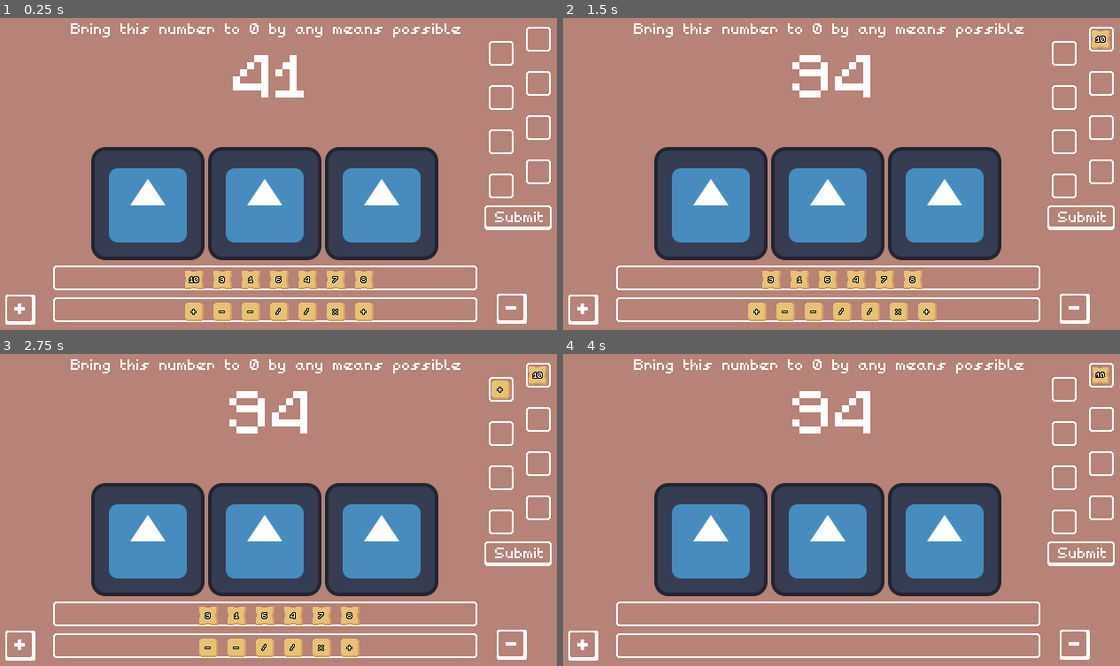
Above: before the commit, frames 1-4 (two rows, left to right).
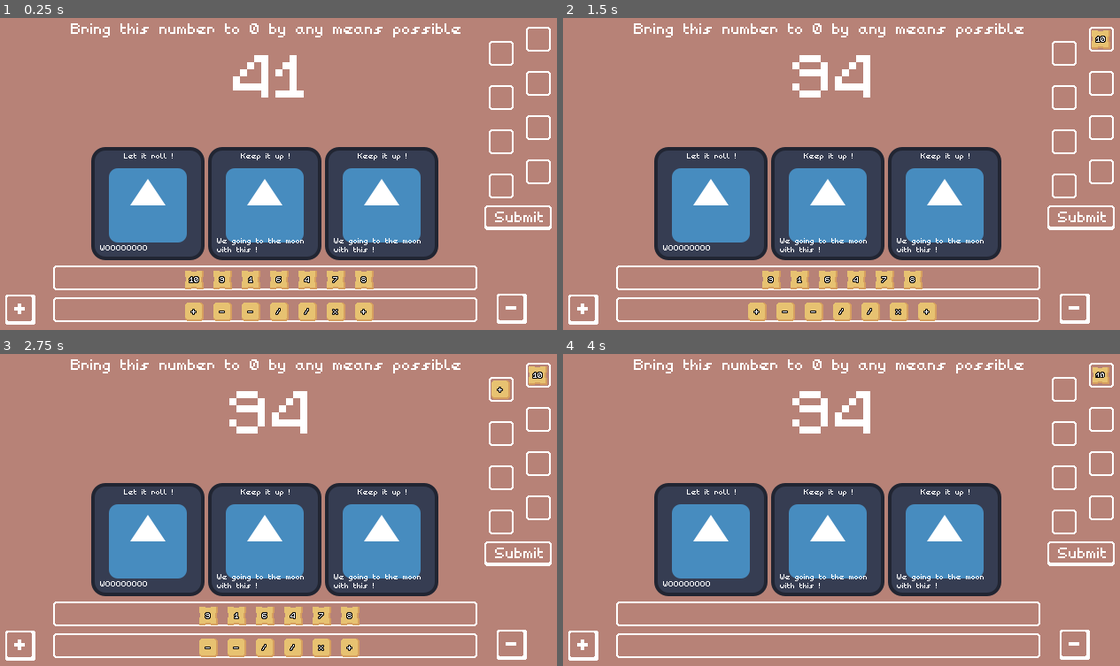
Above: after the commit, the same moments.

Repository: Hugo-Carbiener/GMTK-2026
Game: Godot game, scene res://assets/scenes/level_H.tscn
Same seed, same stepped clock (60 frames per second), same inputs: the game is played once before the commit and once after it. The engine's default icon, where the game draws it, is replaced by a stand-in: a white triangle on a blue panel in a dark square.
Inputs (mouse positions are in pixels of both pictures, inside the frame that each line leads up to):
- Up to frame 1 (0.25 s): no input
- Up to frame 2 (1.5 s): click (579, 308) at 0.5 s; click (741, 276) at 1.27 s
- Up to frame 3 (2.75 s): click (178, 644) at 2.02 s
- Up to frame 4 (4 s): click (1081, 553) at 2.75 s; click (1075, 644) at 3.5 s

The runs differ from the first frame. In frame 1, 0.4% of the frame differs, in the area x 17-76%, y 43-76%; in frame 2, 0.4%; in frame 3, 0.4%; in frame 4, 0.4%.

Commit message:
Added basic card visuals

Diff:
--- a/gmtk-2026/assets/resources/cards/card_debug_1.tres
+++ /dev/null
@@ -1,10 +0,0 @@
-[gd_resource type="Resource" script_class="CardModel" load_steps=2 format=3 uid="uid://b6m71li6kbd32"]
-
-[ext_resource type="Script" uid="uid://thfceamgum8s" path="res://assets/scripts/cards/models/CardModel.gd" id="1_4i1dj"]
-
-[resource]
-script = ExtResource("1_4i1dj")
-Name = "Card 1"
-Description = "Paf"
-Type = 1
-metadata/_custom_type_script = "uid://thfceamgum8s"
--- a/gmtk-2026/assets/resources/cards/card_debug_2.tres
+++ /dev/null
@@ -1,10 +0,0 @@
-[gd_resource type="Resource" script_class="CardModel" load_steps=2 format=3 uid="uid://c1perb5fa0je6"]
-
-[ext_resource type="Script" uid="uid://thfceamgum8s" path="res://assets/scripts/cards/models/CardModel.gd" id="1_yuhpd"]
-
-[resource]
-script = ExtResource("1_yuhpd")
-Name = "Card 2"
-Description = "Pif"
-Type = 1
-metadata/_custom_type_script = "uid://thfceamgum8s"
--- a/gmtk-2026/assets/resources/cards/card_debug_3.tres
+++ /dev/null
@@ -1,10 +0,0 @@
-[gd_resource type="Resource" script_class="CardModel" load_steps=2 format=3 uid="uid://67v6q6eatekg"]
-
-[ext_resource type="Script" uid="uid://thfceamgum8s" path="res://assets/scripts/cards/models/CardModel.gd" id="1_fxt24"]
-
-[resource]
-script = ExtResource("1_fxt24")
-Name = "Card 3"
-Description = "POUET"
-Type = 1
-metadata/_custom_type_script = "uid://thfceamgum8s"
--- /dev/null
+++ b/gmtk-2026/assets/resources/cards/card_mult1b10.tres
@@ -0,0 +1,12 @@
+[gd_resource type="Resource" script_class="Card_MultiplyXByY" load_steps=2 format=3 uid="uid://ofbxtn3gcr4n"]
+
+[ext_resource type="Script" uid="uid://ctk5u7kfjf5o2" path="res://assets/scripts/cards/models/Card_MultiplyXByY.gd" id="1_ikv5m"]
+
+[resource]
+script = ExtResource("1_ikv5m")
+NumToMultiply = 1
+NumToMultiplyBy = 10
+Name = "Keep it up !"
+Description = "We going to the moon with this !"
+Type = 1
+metadata/_custom_type_script = "uid://ctk5u7kfjf5o2"
--- /dev/null
+++ b/gmtk-2026/assets/resources/cards/card_mult4b2.tres
@@ -0,0 +1,12 @@
+[gd_resource type="Resource" script_class="Card_MultiplyXByY" load_steps=2 format=3 uid="uid://cgdpcdwrjr1si"]
+
+[ext_resource type="Script" uid="uid://ctk5u7kfjf5o2" path="res://assets/scripts/cards/models/Card_MultiplyXByY.gd" id="1_v3tea"]
+
+[resource]
+script = ExtResource("1_v3tea")
+NumToMultiply = 4
+NumToMultiplyBy = 2
+Name = "Let it roll !"
+Description = "WOOOOOOOO"
+Type = 1
+metadata/_custom_type_script = "uid://ctk5u7kfjf5o2"
--- a/gmtk-2026/assets/scenes/cards/card.tscn
+++ b/gmtk-2026/assets/scenes/cards/card.tscn
@@ -1,11 +1,57 @@
-[gd_scene load_steps=3 format=3 uid="uid://cr5mjvrne3jfv"]
+[gd_scene load_steps=5 format=3 uid="uid://cr5mjvrne3jfv"]
 
 [ext_resource type="Script" uid="uid://blef3j5kwcfvq" path="res://assets/scripts/cards/CardController.gd" id="1_lgpeh"]
 [ext_resource type="Texture2D" uid="uid://dwtkyuyglfn0h" path="res://icon.svg" id="2_lfsh1"]
+[ext_resource type="FontFile" uid="uid://dvrlh4qp1i8hx" path="res://assets/fonts/Dedicool.ttf" id="3_5yskb"]
 
-[node name="Card" type="TextureRect"]
-offset_right = 175.0
-offset_bottom = 303.0
+[sub_resource type="LabelSettings" id="LabelSettings_xjee2"]
+line_spacing = 2.745
+font = ExtResource("3_5yskb")
+font_size = 8
+
+[node name="Card" type="TextureRect" node_paths=PackedStringArray("LabelCardName", "LabelCardDescription")]
+offset_right = 128.0
+offset_bottom = 128.0
 texture = ExtResource("2_lfsh1")
 script = ExtResource("1_lgpeh")
-Type = 0
+LabelCardName = NodePath("MarginContainer/VBoxContainer/Name")
+LabelCardDescription = NodePath("MarginContainer/VBoxContainer/Description")
+
+[node name="MarginContainer" type="MarginContainer" parent="."]
+layout_mode = 1
+anchors_preset = 8
+anchor_left = 0.5
+anchor_top = 0.5
+anchor_right = 0.5
+anchor_bottom = 0.5
+offset_left = -60.5
+offset_top = -62.0
+offset_right = 60.5
+offset_bottom = 62.0
+grow_horizontal = 2
+grow_vertical = 2
+theme_override_constants/margin_left = 5
+theme_override_constants/margin_top = 5
+theme_override_constants/margin_right = 5
+theme_override_constants/margin_bottom = 5
+
+[node name="VBoxContainer" type="VBoxContainer" parent="MarginContainer"]
+layout_mode = 2
+
+[node name="Name" type="Label" parent="MarginContainer/VBoxContainer"]
+layout_mode = 2
+text = "NOM"
+label_settings = SubResource("LabelSettings_xjee2")
+horizontal_alignment = 1
+
+[node name="MarginContainer" type="MarginContainer" parent="MarginContainer/VBoxContainer"]
+layout_mode = 2
+size_flags_vertical = 3
+theme_override_constants/margin_top = 0
+
+[node name="Description" type="Label" parent="MarginContainer/VBoxContainer"]
+custom_minimum_size = Vector2(10, 10)
+layout_mode = 2
+text = "Imme anbzdba zdbqdzbdzqbdv yvzavzdv vydavzvdz hbhbhbh b bhbhbvvb"
+label_settings = SubResource("LabelSettings_xjee2")
+autowrap_mode = 2
--- a/gmtk-2026/assets/scenes/cards/card_factory.tscn
+++ b/gmtk-2026/assets/scenes/cards/card_factory.tscn
@@ -1,11 +1,10 @@
-[gd_scene load_steps=6 format=3 uid="uid://bwv4q5cw6t2pn"]
+[gd_scene load_steps=5 format=3 uid="uid://bwv4q5cw6t2pn"]
 
 [ext_resource type="Script" uid="uid://qk8nwfcirctb" path="res://assets/scripts/cards/CardFactory.gd" id="1_pkgvj"]
 [ext_resource type="Script" uid="uid://thfceamgum8s" path="res://assets/scripts/cards/models/CardModel.gd" id="2_e3po4"]
-[ext_resource type="Resource" uid="uid://b6m71li6kbd32" path="res://assets/resources/cards/card_debug_1.tres" id="3_mfh4o"]
-[ext_resource type="Resource" uid="uid://c1perb5fa0je6" path="res://assets/resources/cards/card_debug_2.tres" id="4_nvi38"]
-[ext_resource type="Resource" uid="uid://67v6q6eatekg" path="res://assets/resources/cards/card_debug_3.tres" id="5_urbjt"]
+[ext_resource type="Resource" uid="uid://cgdpcdwrjr1si" path="res://assets/resources/cards/card_mult4b2.tres" id="3_hr3of"]
+[ext_resource type="Resource" uid="uid://ofbxtn3gcr4n" path="res://assets/resources/cards/card_mult1b10.tres" id="4_e3po4"]
 
 [node name="CardFactory" type="Node2D"]
 script = ExtResource("1_pkgvj")
-cardModels = Array[ExtResource("2_e3po4")]([ExtResource("3_mfh4o"), ExtResource("4_nvi38"), ExtResource("5_urbjt")])
+cardModels = Array[ExtResource("2_e3po4")]([ExtResource("3_hr3of"), ExtResource("4_e3po4"), ExtResource("4_e3po4")])
--- a/gmtk-2026/assets/scripts/cards/CardController.gd
+++ b/gmtk-2026/assets/scripts/cards/CardController.gd
@@ -5,9 +5,14 @@
 const CardScene : PackedScene = preload("res://assets/scenes/cards/card.tscn");
 
 # Card elements
-@export var Name = "DEFAULT_CARD";
-@export var Description = "DEFAULT_DESCRIPTION"
-@export var Type = CardFactory.CARD_TYPE.SUBMIT_EFFECT; #By default submit effect
+var Name : String;
+var Description : String;
+var Type : CardFactory.CARD_TYPE;
+var Model : CardModel;
+
+# Card visual elements
+@export var LabelCardName : Label;
+@export var LabelCardDescription : Label;
 
 func _ready() -> void:
 	print("I am a card !");
@@ -19,10 +24,16 @@
 	newCard.Name=card.Name;
 	newCard.Description=card.Description;
 	newCard.Type=card.Type;
+	newCard.Model=card;
+	newCard.ChangeCardVisuals();
 	return newCard;
 
-func TriggerCardEffect() -> bool:
+func ChangeCardVisuals()->void:
+	LabelCardName.text = self.Name;
+	LabelCardDescription.text = self.Description;
+	return;
+
+# Portal function that will call the Model's effect
+func CallingTriggerCardEffect() -> bool:
 	print("HELLO, I AM A CARD EFFECT ! RIVETING !!!");
-	# Returns 0 when effect is triggered, 1 otherwise, I dunno could be useful down the line
-	#TODO : THIS SHOULD CALL A SCRIPT LOADED IN THE CARD MODEL which will contain the card's effect
-	return 0;
+	return Model.TriggerCardEffect();
--- a/gmtk-2026/assets/scripts/cards/CardFactory.gd
+++ b/gmtk-2026/assets/scripts/cards/CardFactory.gd
@@ -18,7 +18,6 @@
 @export var cardModels : Array[CardModel]; #All the possible cards based on the card model
 var cardDeck : Array[CardController]; #The in-game drawn cards
 
-
 func init():
 	GenerateCardDeck();
 
--- a/gmtk-2026/assets/scripts/cards/cardEffects/CardEffect.gd
+++ /dev/null
@@ -1,3 +0,0 @@
-@abstract class_name CardEffect extends Node
-# Abstract parent class for the card effects
-@abstract func TriggerEffect() -> int;
--- a/gmtk-2026/assets/scripts/cards/models/CardModel.gd
+++ b/gmtk-2026/assets/scripts/cards/models/CardModel.gd
@@ -1,8 +1,9 @@
-class_name CardModel extends Resource
-# Class of the models for the card
+@abstract class_name CardModel extends Resource
+# Abstract Class of the models for the card
+# Each child of this class will represent a model of a card, including its effect
 
 @export var Name : String; # Name of the card
 @export var Description : String; # Description of the card
 @export var Type : CardFactory.CARD_TYPE; # Effect type of the card
-#TODO : Here, we will put a script that contains the effect of the card
-# Ideally, the effect must derive from CardEffect and be somhow modular
+
+@abstract func TriggerCardEffect() -> bool;
--- /dev/null
+++ b/gmtk-2026/assets/scripts/cards/models/Card_MultiplyXByY.gd
@@ -0,0 +1,9 @@
+class_name Card_MultiplyXByY extends CardModel
+# Card that will multiply all the Xs in the number tiles by Y
+
+@export var NumToMultiply : int = 0;
+@export var NumToMultiplyBy : int = 0;
+
+func TriggerCardEffect() -> bool:
+	#TODO : make the multiplication
+	return 0;
--- a/gmtk-2026/project.godot
+++ b/gmtk-2026/project.godot
@@ -11,7 +11,7 @@
 [application]
 
 config/name="GMTK-2026"
-run/main_scene="uid://cf7uo1n1y32ay"
+run/main_scene="uid://c8f1gu3mqa3jj"
 config/features=PackedStringArray("4.5", "GL Compatibility")
 config/icon="res://icon.svg"
 
Not shown: 1 places in gmtk-2026/assets/scenes/level_H.tscn that only renumber resources
Not shown, removed: gmtk-2026/assets/scripts/cards/cardEffects/CardEffect.gd.uid
Not shown, added: gmtk-2026/assets/scripts/cards/models/Card_MultiplyXByY.gd.uid
